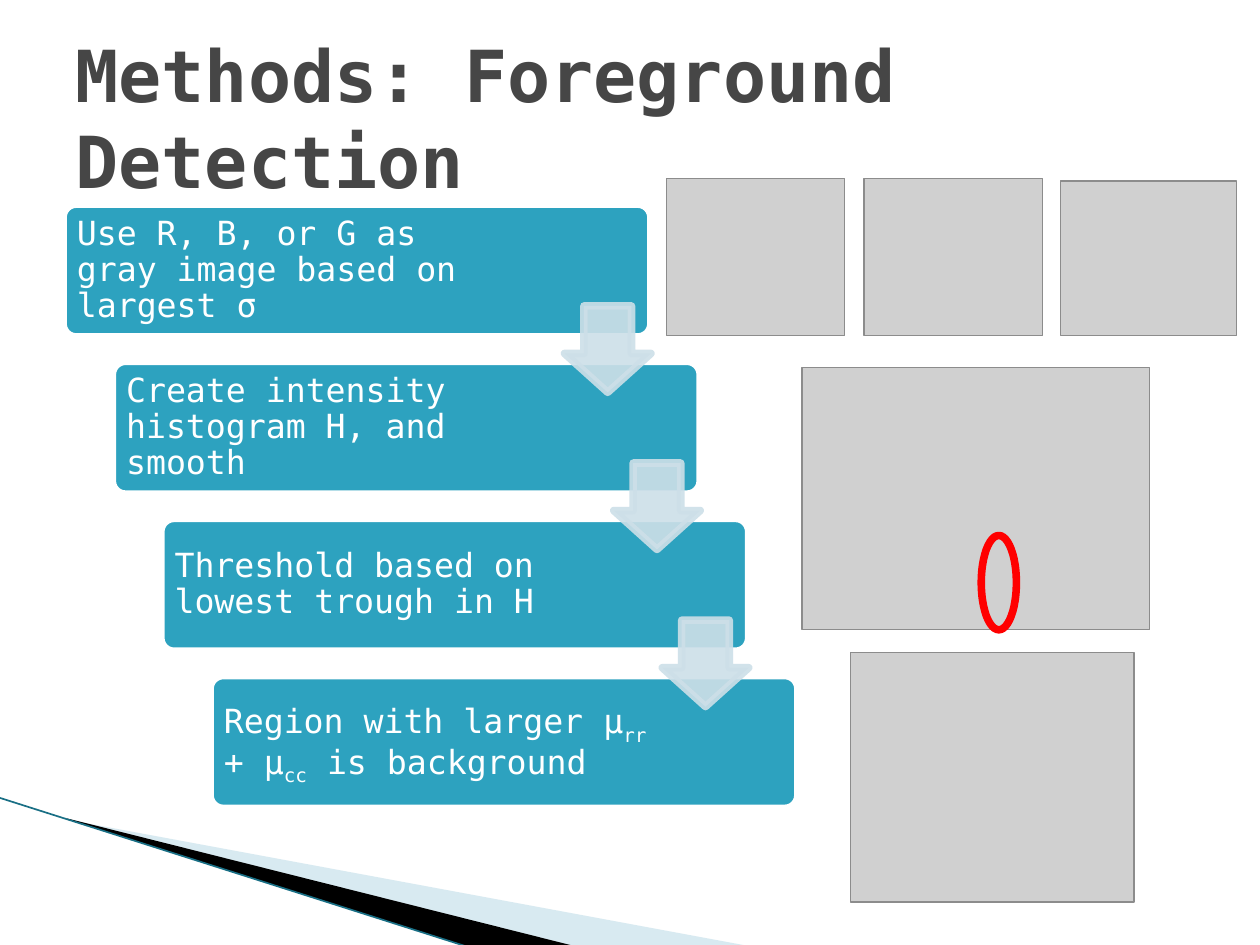
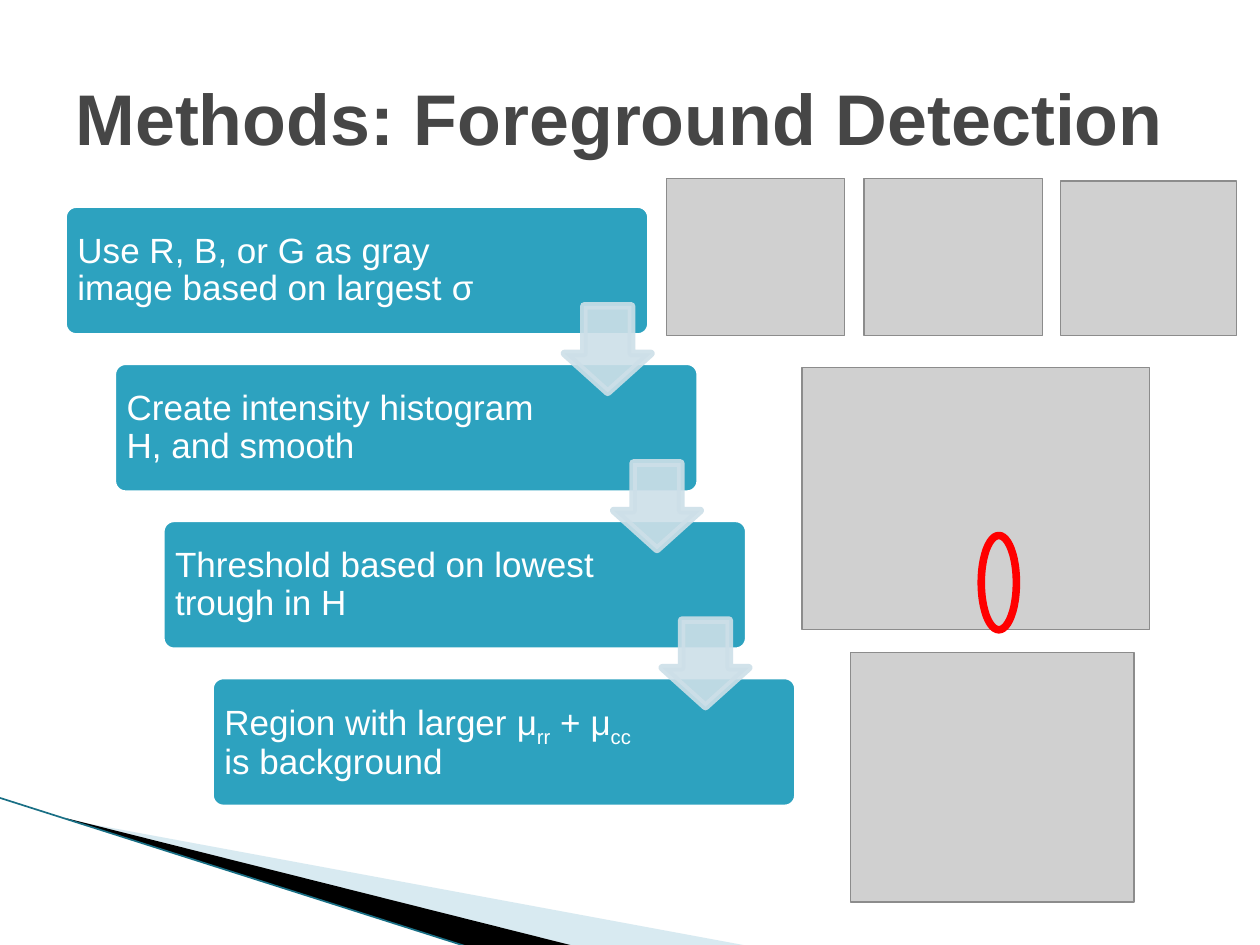
Before and after one commit to vfasburg/cse_803, a slide deck: slide 4 of documents/830_Presentation_Fasburg_Thomas_Reiff.pptx. Drawn at 1260x945 pixels with LibreOffice and Linux fonts; fonts in the diff are those of the drawing; grey boxes stand for pictures; background and template pictures are left out. Boxes give left, top, right and bottom in pixels: in the first picture for what was removed or moved away, otherwise in the second. Text is boxed around its words. In the diff, an @@ line names an element or a change of style, - is before the commit and + after.

```diff
--- a/documents/830_Presentation_Fasburg_Thomas_Reiff.pptx
+++ b/documents/830_Presentation_Fasburg_Thomas_Reiff.pptx
@@ title "Methods: Foreground Detection" at (x1=75, y1=93, x2=1163, y2=158): font DejaVu Sans Mono to Arial @@
@@ size 19 to 20 pt, font DejaVu Sans Mono to Arial in 4 elements at (x1=77, y1=238, x2=474, y2=307), (x1=127, y1=394, x2=534, y2=463), (x1=175, y1=551, x2=593, y2=621), (x1=224, y1=709, x2=507, y2=781) @@
```
Also in this commit, not shown: 13 other slides changed, 1 slide added.
